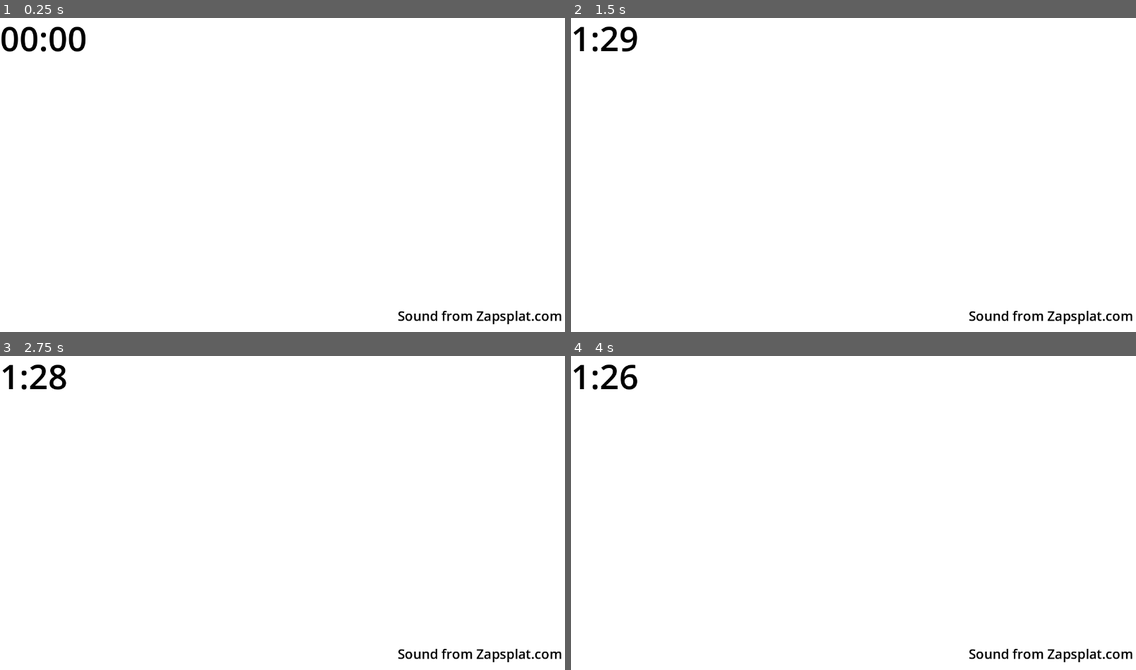
Above: before the commit, frames 1-4 (two rows, left to right).
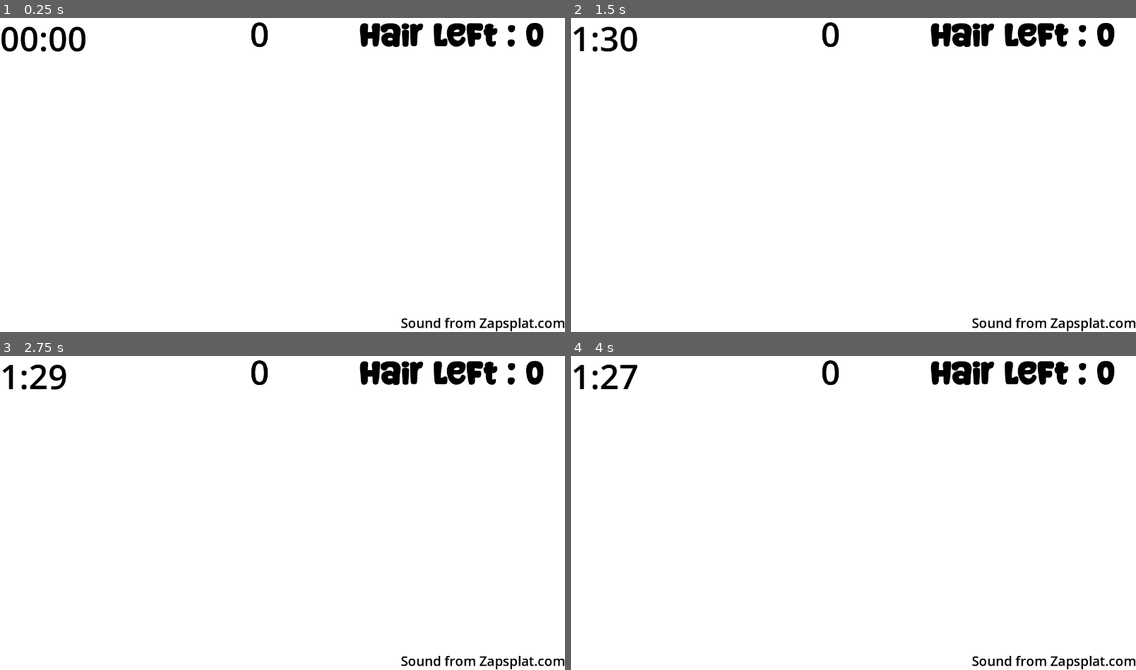
Above: after the commit, the same moments.

Repository: MerilynMerisalu/games
Game: Godot game, scene res://Main/Main.tscn
The game is run twice, just before and just after one commit, with the same random seed, the same clock (stepped at 60 frames per second) and the same inputs.
Inputs:
- Up to frame 1 (0.25 s): no input
- Up to frame 2 (1.5 s): tap Enter at 0.5 s; tap Space at 1.25 s
- Up to frame 3 (2.75 s): no input
- Up to frame 4 (4 s): tap Enter at 2.75 s; tap Space at 3.5 s

The runs differ from the first frame. In frame 1, 2.4% of the frame differs, in the area x 44-100%, y 1-100%; in frame 2, 2.6%, in the area x 5-100%, y 1-100%; in frame 3, 2.6%; in frame 4, 2.6%.

Commit message:
Version 1 of UI!

Diff:
--- a/hair_catch/Main/Main.gd
+++ b/hair_catch/Main/Main.gd
@@ -1,13 +1,13 @@
 extends Node
 var default_minutes :int = 1;
-var default_seconds : int = 30;
+var default_seconds : int = 31;
 var minutes= 0;
 var seconds = 0;
 
 # Called when the node enters the scene tree for the first time.
 func _ready():
 	_reset_timer();
-	$GameTimerLabel.modulate = Color.BLACK
+	$TimerContainer/GameTimerLabel.modulate = Color.BLACK
 # Called every frame. 'delta' is the elapsed time since the previous frame.
 func _process(delta):
 	pass
@@ -25,11 +25,11 @@
 	seconds -= 1;
 	if minutes == 0 and seconds <= 10:
 		$Ticking.play();
-		$GameTimerLabel.modulate = Color.RED;
+		$TimerContainer/GameTimerLabel.modulate = Color.RED;
 	if (minutes == 0 and seconds == 0 ):
 		$GameTimer.stop();
 		$Ticking.stop();
-	$GameTimerLabel.text = str(minutes) + ":" + str(seconds);
+	$TimerContainer/GameTimerLabel.text = str(minutes) + ":" + str(seconds);
 
 
 
--- a/hair_catch/Main/Main.tscn
+++ b/hair_catch/Main/Main.tscn
@@ -1,7 +1,8 @@
-[gd_scene load_steps=4 format=3 uid="uid://dtknlojqi1gex"]
+[gd_scene load_steps=5 format=3 uid="uid://dtknlojqi1gex"]
 
 [ext_resource type="Script" path="res://Main/Main.gd" id="1_a1jmq"]
 [ext_resource type="AudioStream" uid="uid://cnang4ncw3gpo" path="res://assets/audio/clock.mp3" id="2_o27xb"]
+[ext_resource type="FontFile" uid="uid://buaiulg5qxakw" path="res://assets/fonts/singly-linked-font/SinglyLinkedRegular-vmoRL.otf" id="3_gutka"]
 
 [sub_resource type="GDScript" id="GDScript_5jev1"]
 script/source = "extends Label
@@ -33,29 +34,52 @@
 [node name="GameTimer" type="Timer" parent="."]
 autostart = true
 
-[node name="GameTimerLabel" type="Label" parent="."]
-offset_right = 1123.0
-offset_bottom = 328.0
+[node name="Ticking" type="AudioStreamPlayer" parent="."]
+stream = ExtResource("2_o27xb")
+
+[node name="TimerContainer" type="VBoxContainer" parent="."]
+offset_right = 40.0
+offset_bottom = 40.0
+
+[node name="GameTimerLabel" type="Label" parent="TimerContainer"]
+layout_mode = 2
+size_flags_horizontal = 0
+size_flags_vertical = 0
 theme_override_colors/font_color = Color(1, 0, 0, 1)
 theme_override_font_sizes/font_size = 77
 text = "00:00"
 script = SubResource("GDScript_5jev1")
 
-[node name="Ticking" type="AudioStreamPlayer" parent="."]
-stream = ExtResource("2_o27xb")
+[node name="ScoreContainer" type="BoxContainer" parent="."]
+anchors_preset = 5
+anchor_left = 0.5
+anchor_right = 0.5
+offset_left = -84.0
+offset_top = -10.0
+offset_right = -20.0
+offset_bottom = 96.0
+grow_horizontal = 2
+alignment = 1
 
-[node name="LinkButton" type="LinkButton" parent="."]
-anchors_preset = 6
+[node name="Score" type="Label" parent="ScoreContainer"]
+layout_mode = 2
+theme_override_colors/font_color = Color(0, 0, 0, 1)
+theme_override_font_sizes/font_size = 77
+text = "0"
+
+[node name="LinkContainer" type="BoxContainer" parent="."]
+anchors_preset = 3
 anchor_left = 1.0
-anchor_top = 0.5
+anchor_top = 1.0
 anchor_right = 1.0
-anchor_bottom = 0.5
-offset_left = -379.0
-offset_top = 302.0
-offset_right = -6.0
-offset_bottom = 344.0
+anchor_bottom = 1.0
+offset_left = -40.0
+offset_top = -40.0
 grow_horizontal = 0
-grow_vertical = 2
+grow_vertical = 0
+
+[node name="LinkButton" type="LinkButton" parent="LinkContainer"]
+layout_mode = 2
 size_flags_horizontal = 8
 size_flags_vertical = 8
 theme_override_colors/font_color = Color(0, 0, 0, 1)
@@ -65,5 +89,23 @@
 underline = 1
 uri = "Zapsplat.com"
 
+[node name="HairContainer" type="BoxContainer" parent="."]
+anchors_preset = 1
+anchor_left = 1.0
+anchor_right = 1.0
+offset_left = -466.0
+offset_top = 14.0
+offset_right = -48.0
+offset_bottom = 80.0
+grow_horizontal = 0
+size_flags_horizontal = 8
+
+[node name="HairLeftLabel" type="Label" parent="HairContainer"]
+layout_mode = 2
+theme_override_colors/font_color = Color(0, 0, 0, 1)
+theme_override_fonts/font = ExtResource("3_gutka")
+theme_override_font_sizes/font_size = 77
+text = "Hair left : 0"
+
 [connection signal="timeout" from="GameTimer" to="." method="_on_game_timer_timeout"]
-[connection signal="pressed" from="LinkButton" to="." method="_on_link_button_pressed"]
+[connection signal="pressed" from="LinkContainer/LinkButton" to="." method="_on_link_button_pressed"]
--- a/hair_catch/project.godot
+++ b/hair_catch/project.godot
@@ -19,6 +19,7 @@
 
 window/size/viewport_width=1280
 window/size/viewport_height=720
+window/size/mode=4
 
 [dotnet]
 
